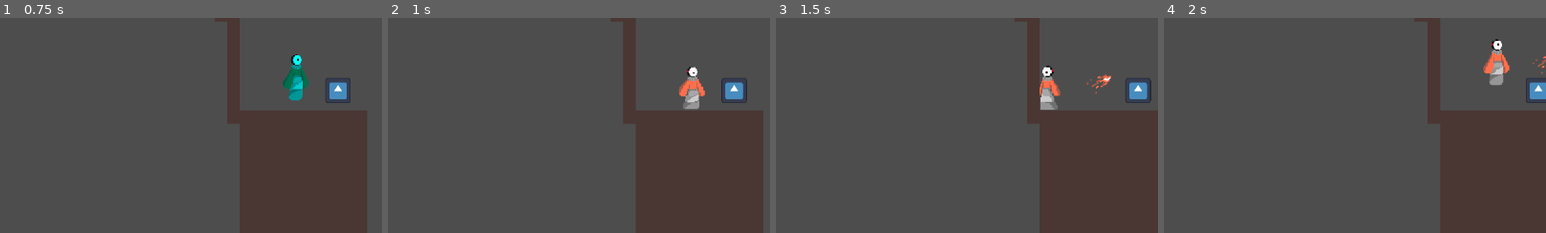
Above: before the commit, frames 1-4 (left to right).
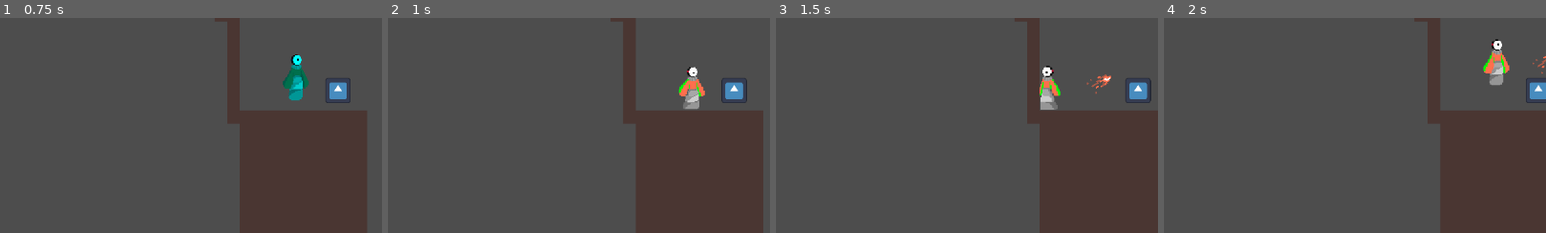
Above: after the commit, the same moments.

Repository: unsaltedkale/Quilt
Game: Godot game, scene res://TitleScreen.tscn
Two runs of this game, one before a commit and one after it. Both use one fixed random seed, a clock stepped at 60 frames per second and the inputs below. The engine's default icon, where the game draws it, is replaced by a stand-in: a white triangle on a blue panel in a dark square. Sound files missing from this copy of the repository are replaced by a short silence.
Inputs (mouse positions are % of the whole screen's width and height, from its top left):
- Up to frame 1 (0.75 s): click "PLAY" at 0.5 s
- Up to frame 2 (1 s): no input
- Up to frame 3 (1.5 s): move the mouse to (72, 45) at 1.27 s; hold D (move_right) from 1.28 s (still down); click (72, 45) at 1.35 s
- Up to frame 4 (2 s): keep holding D (move_right); tap Space (jump) at 1.52 s
The pictures show only the part of the screen within x 9-59%, y 47-97%; the shares and areas given below are measured in that part.

Frame 1 is identical in both runs. In frame 2, 0.1% of the frame differs, in the area x 76-82%, y 28-37%; in frame 3, 0.1%; in frame 4, 0.1%, in the area x 83-90%, y 16-26%.

Commit message:
working on grey shader still

Diff:
--- a/Alex's Folder/greyscale.gdshader
+++ b/Alex's Folder/greyscale.gdshader
@@ -1,7 +1,40 @@
 shader_type canvas_item;
+
+uniform float onoff;
 
 void vertex() {
 	// Called for every vertex the material is visible on.
+}
+
+int approximately_zero(vec3 vector1, vec3 vector2)
+{
+	int i = 0;
+
+	float a = vector1.x - vector2.x;
+
+	float b = vector1.y - vector2.y;
+
+	float c = vector1.z - vector2.z;
+
+	if (0.01 >= a && a >= -0.01)
+	{
+		i++;
+	}
+
+
+	if (0.01 >= b && b >= -0.01)
+	{
+		i++;
+	}
+
+
+	if (0.01 >= c && c >= -0.01)
+	{
+		i++;
+	}
+
+
+	return i;
 }
 
 void fragment() {
@@ -13,16 +46,19 @@
 	vec3 greyscale_color = vec3(greyscale, greyscale, greyscale);
 
 	if (COLOR.xyz == vec3(255.0/255.0, 111.0/255.0, 76.0/255.0))
-		COLOR.xyz = vec3(1.0, 1.0, 1.0);
+		COLOR.xyz = vec3(0.0, 0.0, 1.0);
 
-	else if (COLOR.xyz == vec3(37.0/255.0, 150.0/255.0, 190.0/255.0))
-		COLOR.xyz = vec3(0.0, 0.0, 1.0);
+	//vec3(37.00/255.00, 150.00/255.00, 190.00/255.00)
+	if (approximately_zero(COLOR.xyz, vec3(170.00/255.00, 90.00/255.00, 73.00/255.00)) == 3)
+		COLOR.xyz = vec3(0.0, 1.0, 0.0);
 
 
 	//COLOR.xyz = greyscale_color;
 	COLOR.a = original_color.a;
 }
 
+
+
 //void light() {
 //	// Called for every pixel for every light affecting the CanvasItem.
 //	// Uncomment to replace the default light processing function with this one.
--- a/Emily WIP/Scenes/player.tscn
+++ b/Emily WIP/Scenes/player.tscn
@@ -26,6 +26,7 @@
 
 [sub_resource type="ShaderMaterial" id="ShaderMaterial_1nwdr"]
 shader = ExtResource("8_3uy0y")
+shader_parameter/onoff = 0.0
 
 [sub_resource type="AtlasTexture" id="AtlasTexture_2k042"]
 atlas = ExtResource("9_7a16b")
